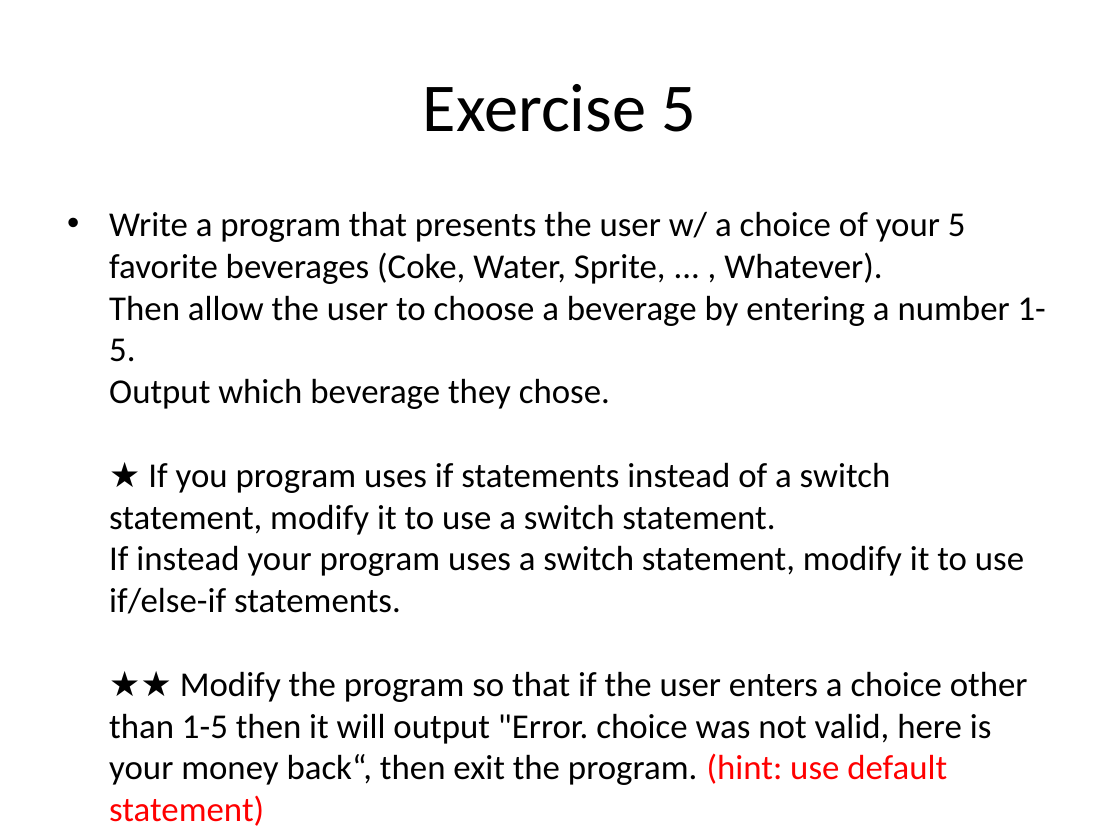
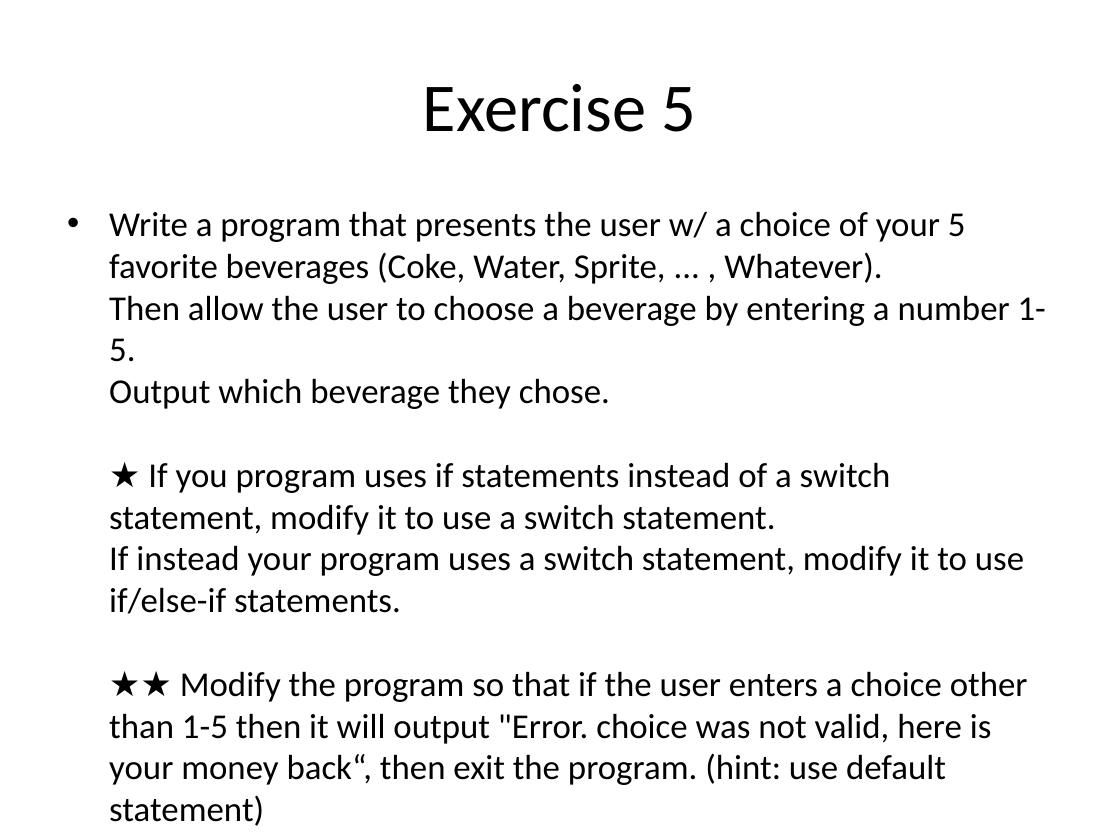
Before and after one commit to cthomasyeh/IOI, a slide deck: slide 14 of Introduction to C++ Programming Language.pptx. Drawn at 1120x840 pixels with LibreOffice and Linux fonts; fonts in the diff are those of the drawing. Boxes give left, top, right and bottom in pixels: in the first picture for what was removed or moved away, otherwise in the second. Text is boxed around its words. In the diff, an @@ line names an element or a change of style, - is before the commit and + after.

```diff
--- a/Introduction to C++ Programming Language.pptx
+++ b/Introduction to C++ Programming Language.pptx
@@ text "Write a program that presents ..." at bbox=[109, 211, 1046, 826]: text colour #FF0000 to #000000 in "(hint: use default statement)" @@
```
Also in this commit, not shown: 6 other slides changed, 11 slides added, 5 other files.
